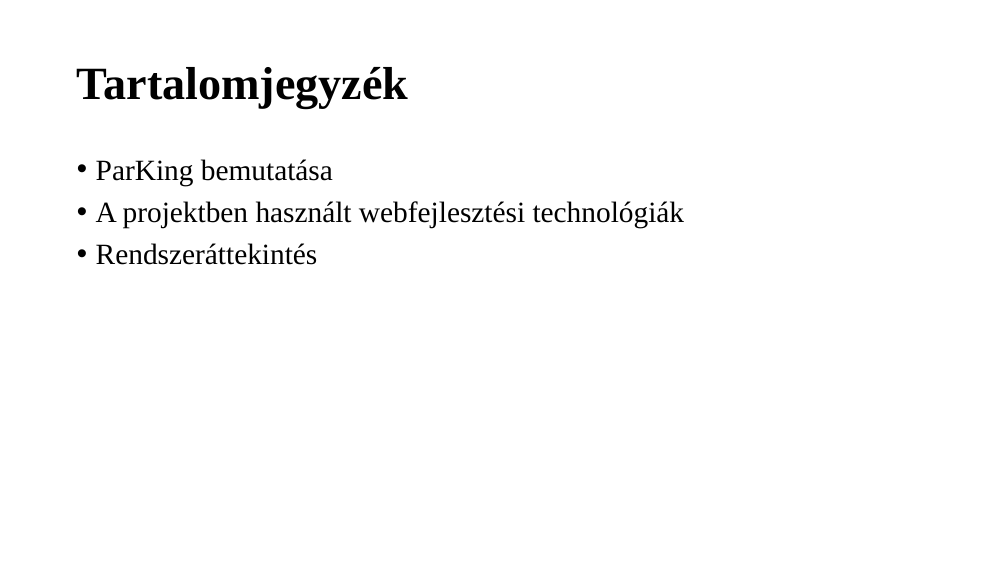
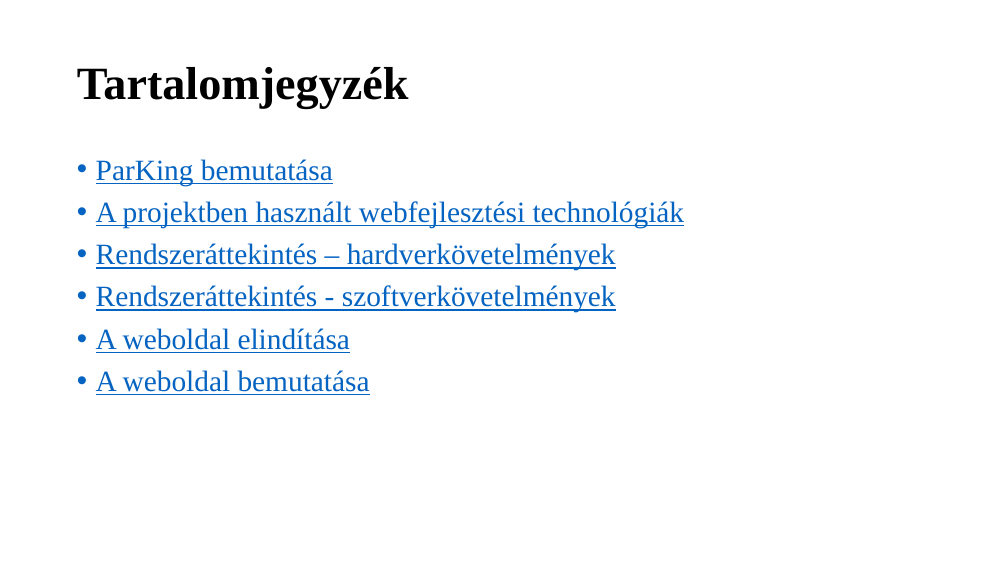
Before and after one commit to K0RN3L07/ParKing, a slide deck: slide 2 of Dokumentáció/ParKing-prezentacio.pptx. Drawn at 1008x567 pixels with LibreOffice and Linux fonts; fonts in the diff are those of the drawing. Boxes give left, top, right and bottom in pixels: in the first picture for what was removed or moved away, otherwise in the second. Text is boxed around its words. In the diff, an @@ line names an element or a change of style, - is before the commit and + after.

```diff
--- a/Dokumentáció/ParKing-prezentacio.pptx
+++ b/Dokumentáció/ParKing-prezentacio.pptx
@@ text at box(96, 159, 685, 228): text colour #000000 to #0563C1, underline on in "ParKing bemutatása", "A projektben használt webfejlesztési technológiák" @@
@@ text at box(96, 243, 616, 395): text changed; text colour #000000 to #0563C1 @@
-• Rendszeráttekintés
+• Rendszeráttekintés – hardverkövetelmények
+• Rendszeráttekintés - szoftverkövetelmények
+• A weboldal elindítása
+• A weboldal bemutatása
```
Also in this commit, not shown: 2 other slides changed, 12 slides removed, 1 other file.
